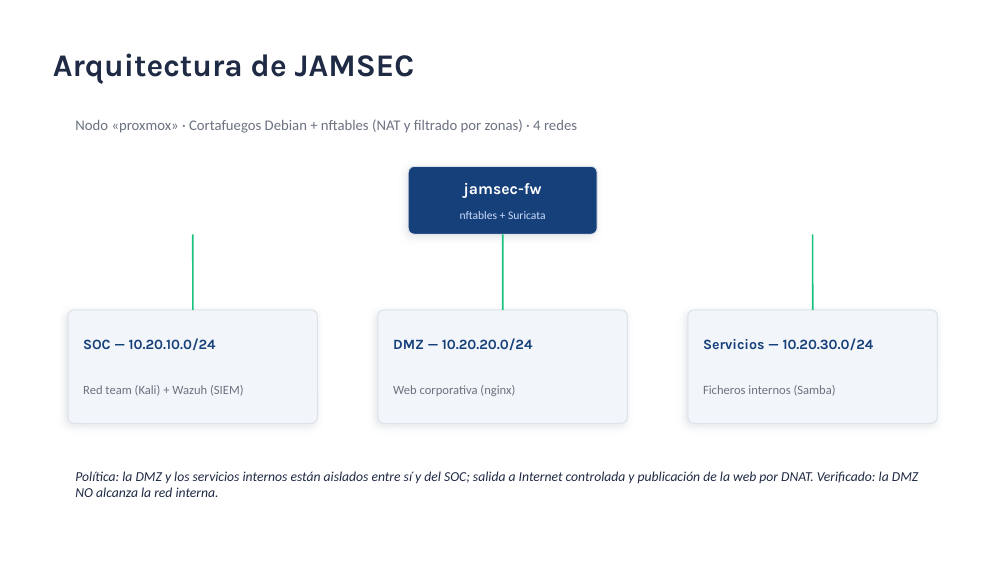
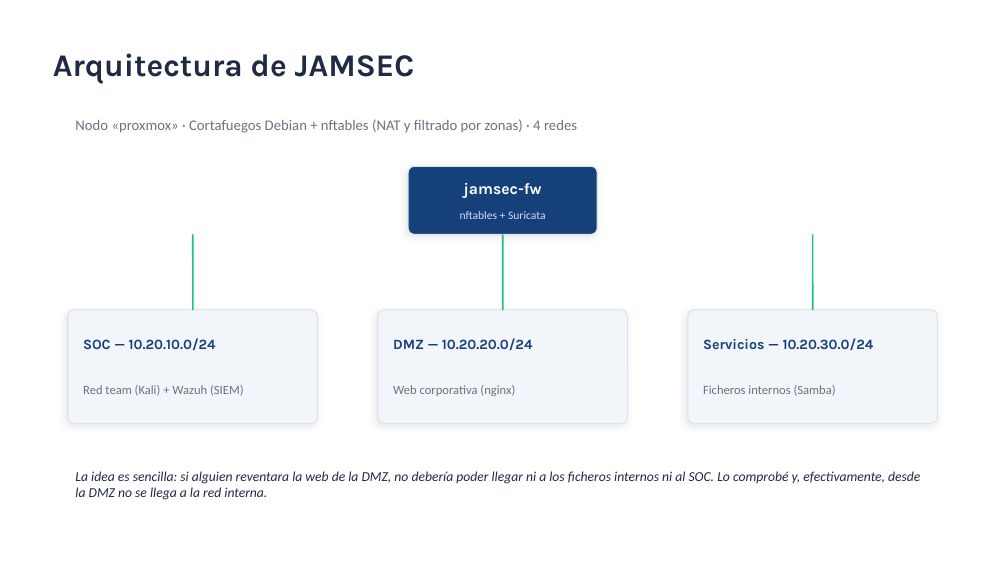
Before and after one commit to aleexsanchezz04/jamsec-proyecto-ciberseguridad, a slide deck: slide 6 of presentacion/JAMSEC_Presentacion.pptx. Drawn at 1008x567 pixels with LibreOffice and Linux fonts; fonts in the diff are those of the drawing. Boxes give left, top, right and bottom in pixels: in the first picture for what was removed or moved away, otherwise in the second. Text is boxed around its words. In the diff, an @@ line names an element or a change of style, - is before the commit and + after.

Commit message:
Reescritura de documentos: mas contenido y lenguaje natural - Memoria, informe tecnico e informe ejecutivo ampliados y en voz de autor - Textos de la presentacion humanizados (maqueta intacta) - Retirados del repo los PDF desfasados (regenerar desde los .docx actualizados)

```diff
--- a/presentacion/JAMSEC_Presentacion.pptx
+++ b/presentacion/JAMSEC_Presentacion.pptx
@@ text at [75, 471, 920, 500]: text changed @@
-Política: la DMZ y los servicios internos están aislados entre sí y del SOC; salida a Internet controlada y publicación de la web por DNAT. Verificado: la DMZ NO alcanza la red interna.
+La idea es sencilla: si alguien reventara la web de la DMZ, no debería poder llegar ni a los ficheros internos ni al SOC. Lo comprobé y, efectivamente, desde la DMZ no se llega a la red interna.
```
Also in this commit, not shown: 5 other slides changed, 10 other files.
